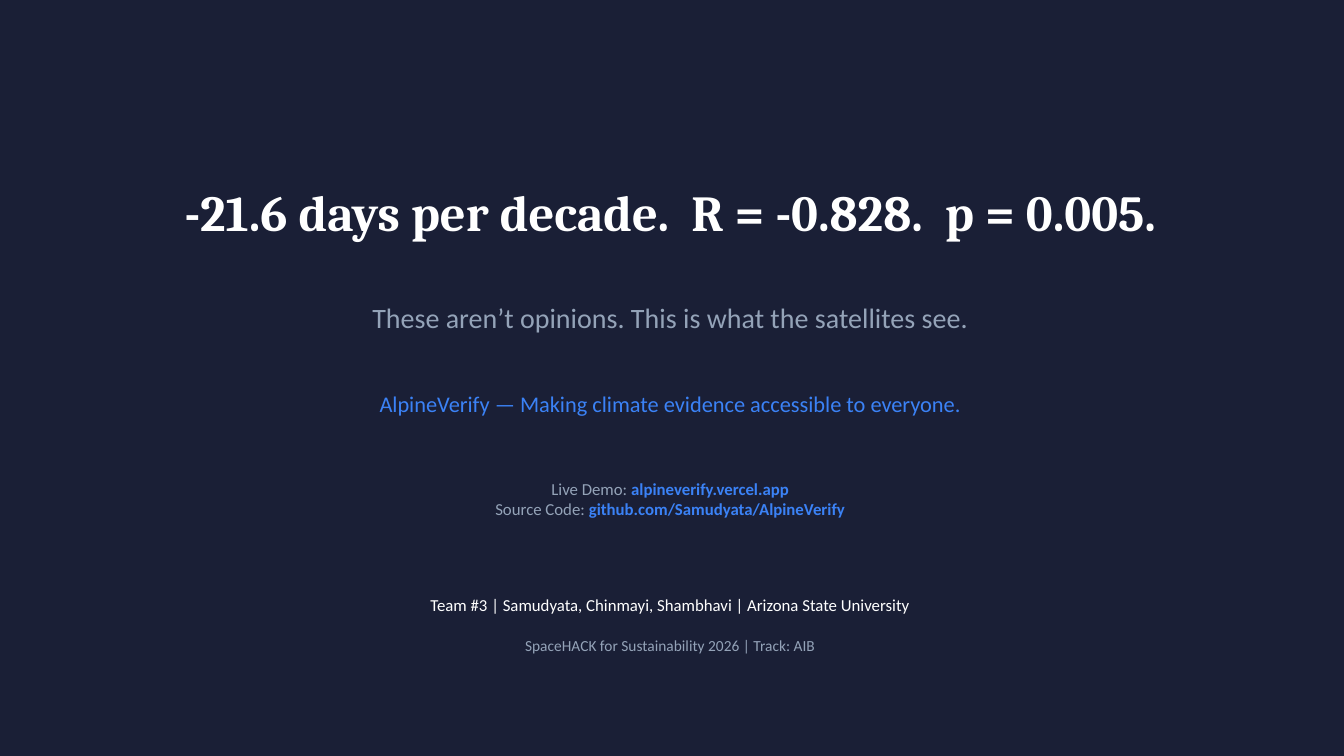
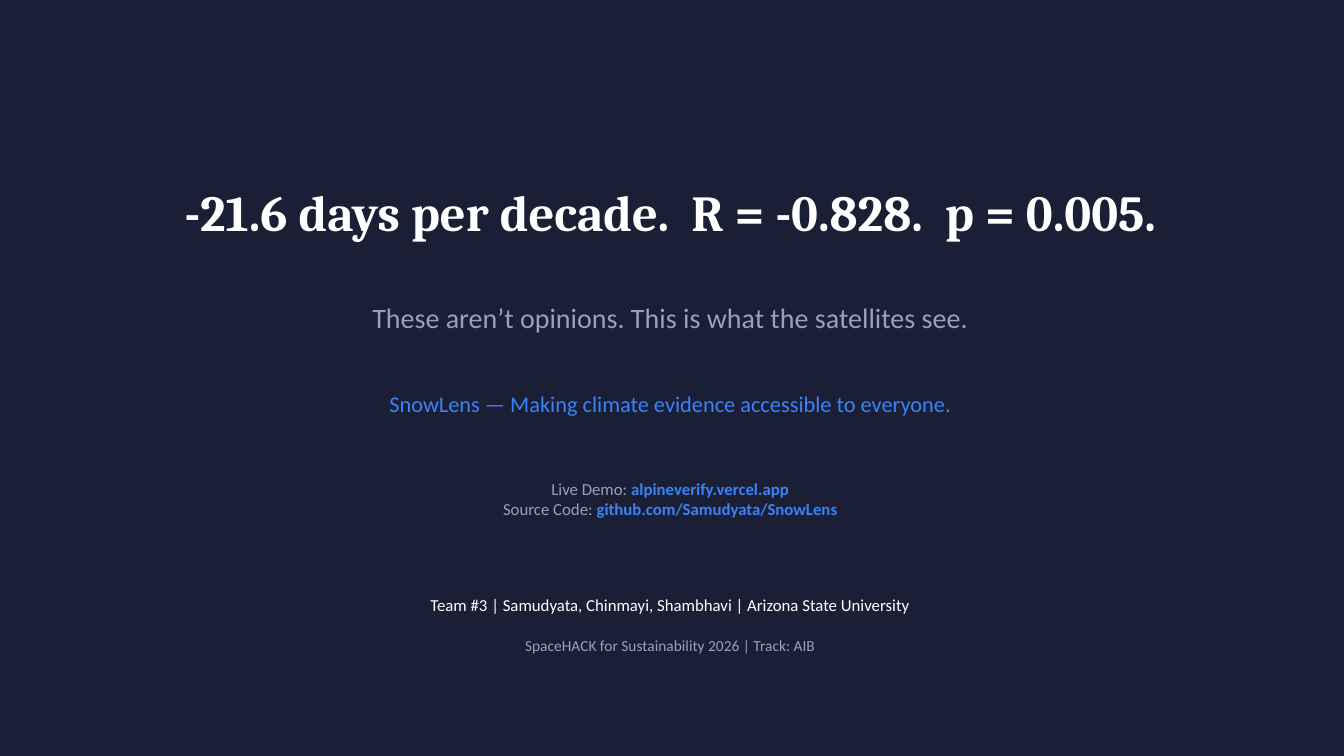
Before and after one commit to Samudyata/alpine_verify, a slide deck: slide 13 of AIB_03_00_SLIDES_ASU.pptx. Drawn at 1344x756 pixels with LibreOffice and Linux fonts; fonts in the diff are those of the drawing. Boxes give left, top, right and bottom in pixels: in the first picture for what was removed or moved away, otherwise in the second. Text is boxed around its words. In the diff, an @@ line names an element or a change of style, - is before the commit and + after.

Commit message:
rename: AlpineVerify → SnowLens

```diff
--- a/AIB_03_00_SLIDES_ASU.pptx
+++ b/AIB_03_00_SLIDES_ASU.pptx
@@ text at bbox=[389, 396, 951, 416]: text changed @@
-AlpineVerify — Making climate evidence accessible to everyone.
+SnowLens — Making climate evidence accessible to everyone.
@@ text at bbox=[503, 503, 838, 518]: text changed @@
-Source Code: github.com/Samudyata/AlpineVerify
+Source Code: github.com/Samudyata/SnowLens
```
Also in this commit, not shown: 4 other slides changed, 9 other files.
